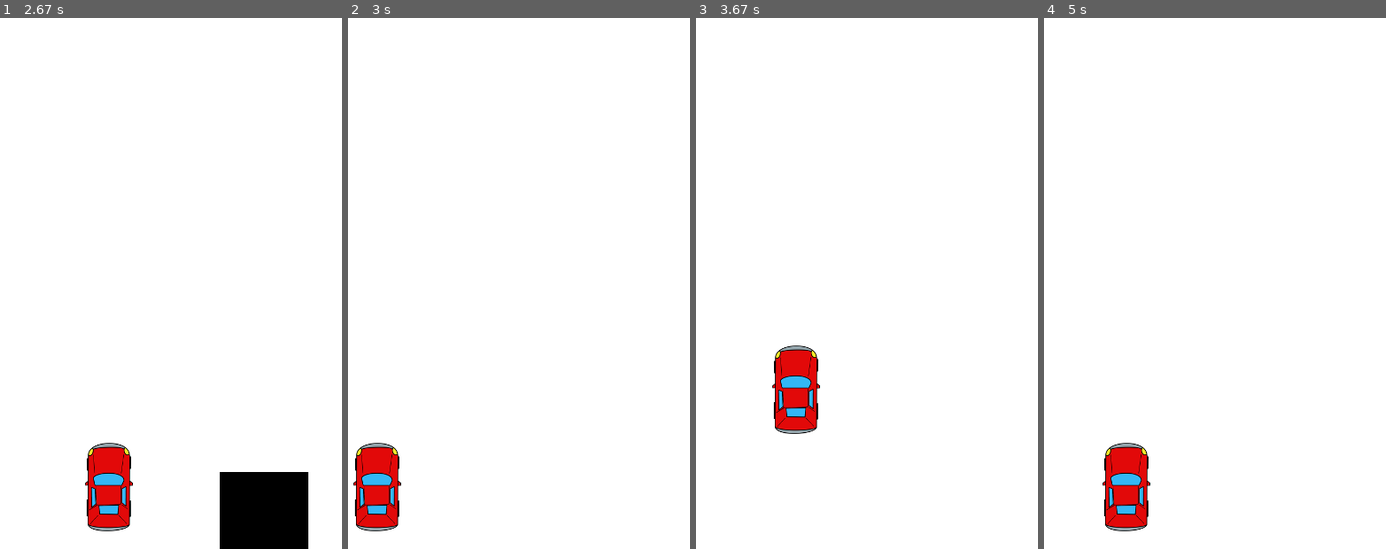
Above: before the commit, frames 1-4 (left to right).
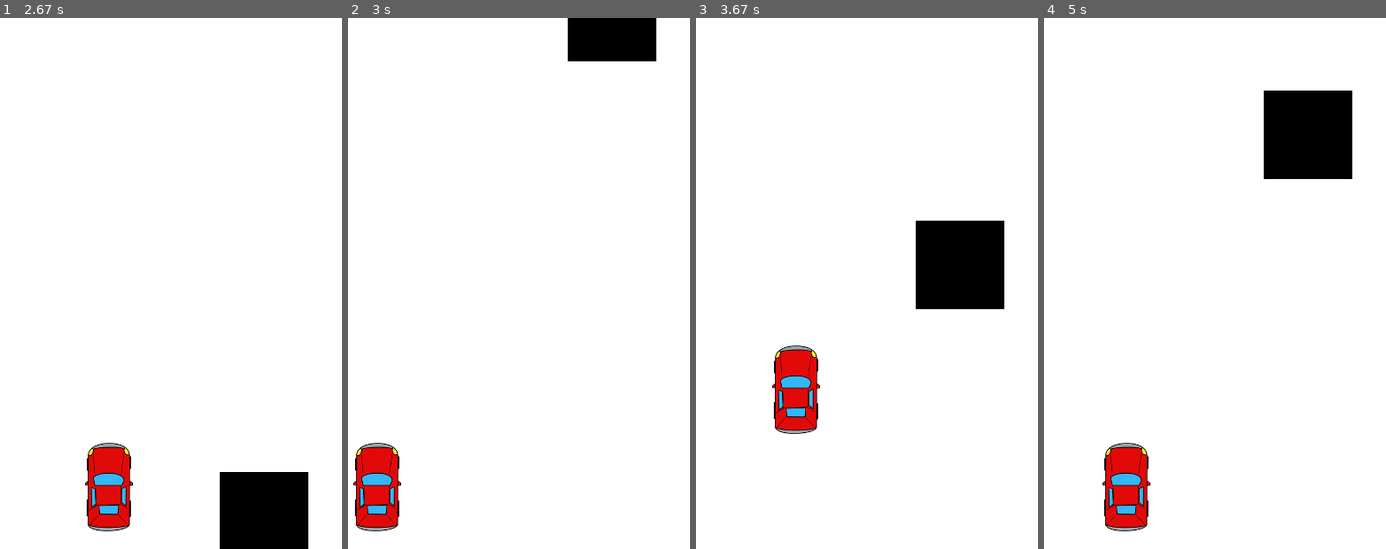
Above: after the commit, the same moments.

Repository: FoxFire64/PyGame-Testing
Game: pygame game, started from GameTest.py
Two runs of this game, one before a commit and one after it. Both use one fixed random seed, a clock stepped at 60 frames per second and the inputs below.
Inputs:
- Up to frame 1 (2.67 s): hold Right 0.33-0.8 s; hold Up 0.83-1.13 s; hold Right 1.17-1.63 s; hold Left 1.67-2.2 s; hold Down 2.23-2.53 s; hold Left from 2.57 s (still down)
- Up to frame 2 (3 s): release Left at 2.97 s
- Up to frame 3 (3.67 s): hold Up 3-3.37 s; hold Right from 3.4 s (still down)
- Up to frame 4 (5 s): release Right at 4.03 s; hold Down 4.07-4.43 s; hold Left 4.47-4.93 s; hold Right from 4.97 s (still down)

Frame 1 is identical in both runs. In frame 2, 2.1% of the frame differs, in the area x 64-91%, y 0-9%; in frame 3, 4.3%, in the area x 64-91%, y 38-55%; in frame 4, 4.3%.

Commit message:
Added initial code for road markings....messed up the branch

Diff:
--- a/GameTest.py
+++ b/GameTest.py
@@ -26,6 +26,12 @@
     ob_start_y = -600
     ob_speed = 7
     ob_w, ob_h = 100, 100
+
+    road_lines = [None] * 4
+    r_l_w, r_l_h = 30, 40
+    r_l_start_x = disp_w / 2 - r_l_w/2
+    r_l_start_y = None
+    line_dist = 30
 
     game_exit = False
 
@@ -58,12 +64,16 @@
         y += y_change
         window.fill(white)
 
+
         objs(ob_start_x, ob_start_y, ob_w, ob_h, black)
         ob_start_y += ob_speed
         car(x, y)
 
         # collision check point
         if crash(x, y): game_exit = True
+
+        if ob_start_y > disp_h:
+            ob_start_y = 0 - ob_h
 
         pygame.display.update()  # or use .flip(), like a flipbook
         clock.tick(60)
@@ -72,6 +82,7 @@
 
 def objs(ob_x, ob_y, ob_w, ob_h, color):
     pygame.draw.rect(window, color, [ob_x, ob_y, ob_w, ob_h])
+    #pygame.draw.polygon(window, color, [[100, 100], [100, 500], [400, 500]], 2)
 
 
 def txt_objects(txt, font):
